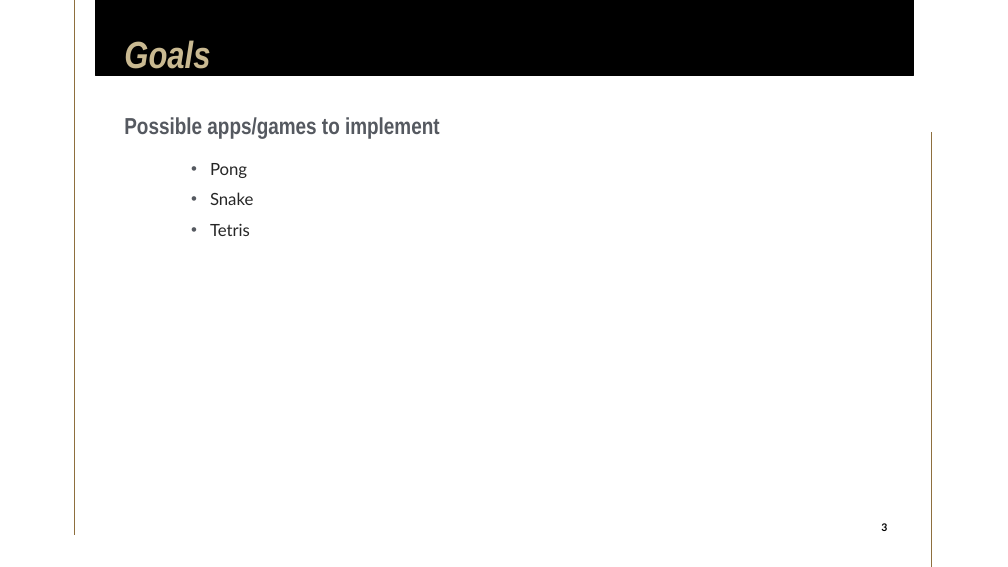
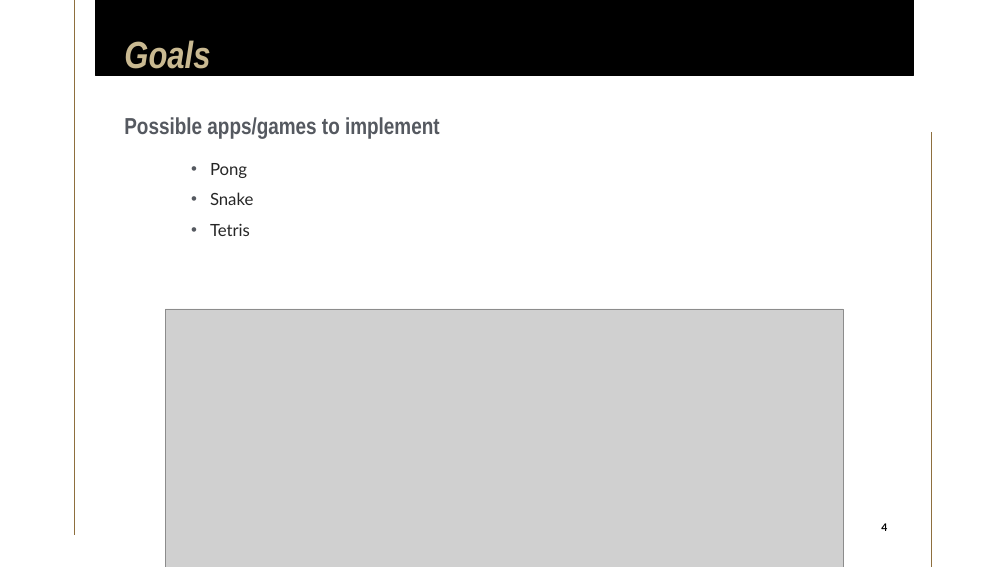
Before and after one commit to limichael246/STARS_2024, a slide deck: slide 4 of Project_Proposal.pptx (slide 3 before the commit). Drawn at 1008x567 pixels with LibreOffice and Linux fonts; fonts in the diff are those of the drawing; grey boxes stand for pictures. Boxes give left, top, right and bottom in pixels: in the first picture for what was removed or moved away, otherwise in the second. Text is boxed around its words. In the diff, an @@ line names an element or a change of style, - is before the commit and + after.

```diff
--- a/Project_Proposal.pptx
+++ b/Project_Proposal.pptx
@@ picture added at [166, 309, 843, 567] @@
@@ page number at [881, 523, 887, 531]: text changed @@
-3
+4
```
Also in this commit, not shown: 4 other slides changed, 5 slides added.
